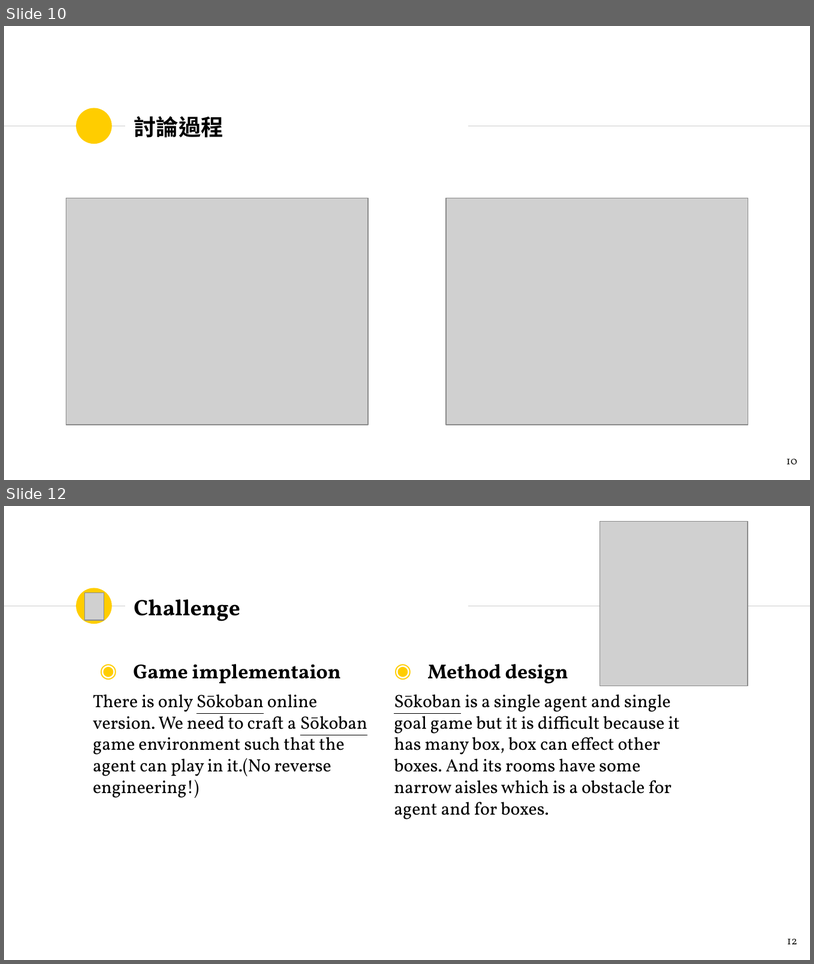
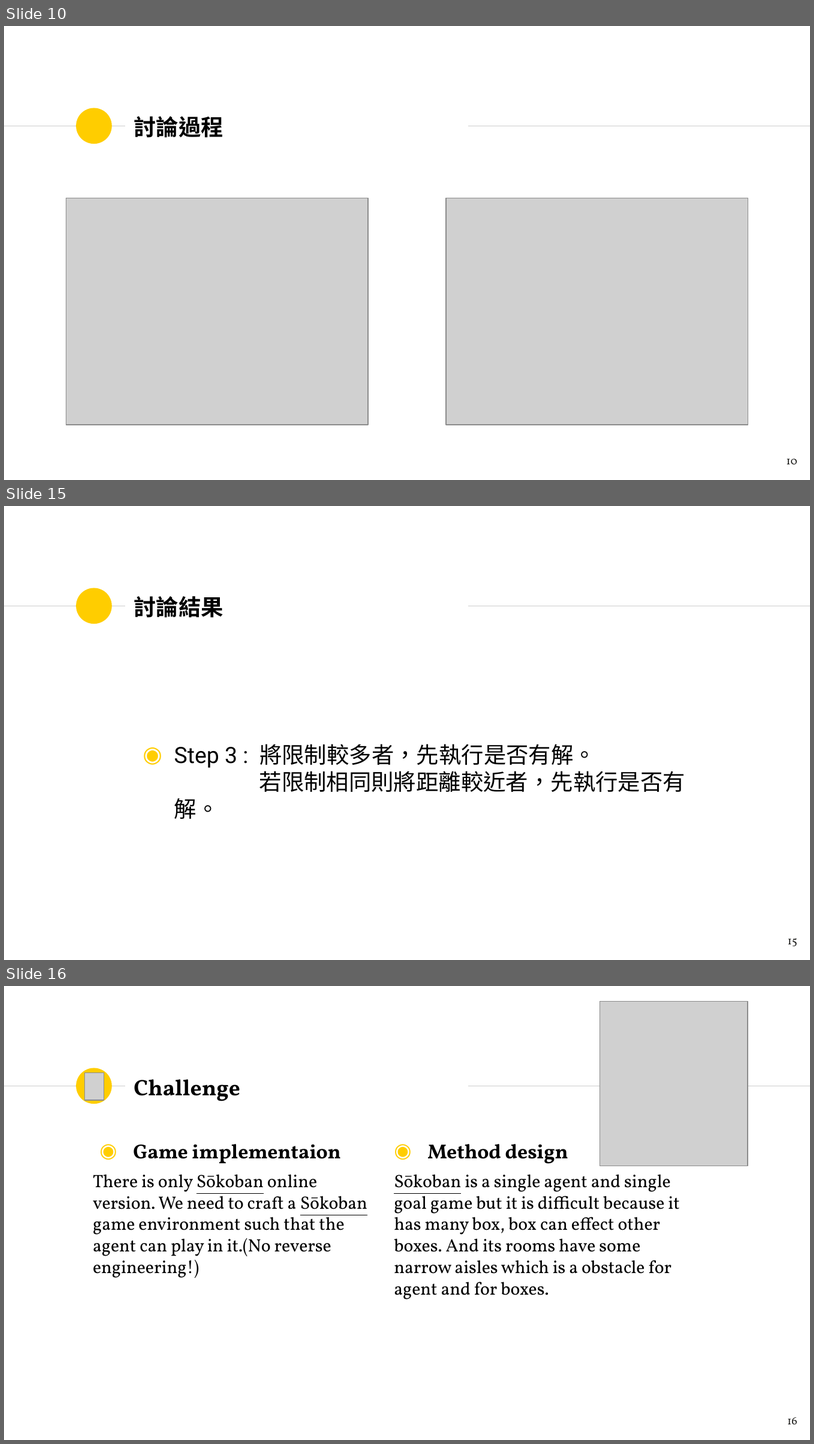
Before and after one commit to Banana-Huang/AI_Course_Team1_2018, a slide deck: Project/Team_1_project_proposal.pptx. Shown one above the other, each under a label of ours: slides 10 and 12 before the commit, slides 10, 15 and 16 after it; the slides between them are not shown. The pictures are 814x964 and 814x1444 pixels, drawn with LibreOffice and Linux fonts; fonts in the diff are those of the drawing; grey boxes stand for pictures. Boxes give left, top, right and bottom in pixels: in the first picture for what was removed or moved away, otherwise in the second. Text is boxed around its words. In the diff, an @@ line names an element or a change of style, - is before the commit and + after.

Commit message:
2018.12.17
修改處:
PPT :
1. 動機修改
2. 增加討論過程及原因(未完成)

簡報 :
未同步PPT

圖片 :
AI檔、一些PPT用PNG檔

```diff
--- a/Project/Team_1_project_proposal.pptx
+++ b/Project/Team_1_project_proposal.pptx
@@ slide 15 added at (x1=4, y1=506, x2=810, y2=960), background #FFFFFF; not listed: 3 template elements that a slide beside it also shows @@
@@ title added at (x1=134, y1=596, x2=224, y2=618), 20 pt, text #000000, bold @@
+討論結果
@@ text added at (x1=174, y1=744, x2=686, y2=819), 20 pt, text #000000 @@
+◉ Step 3 : 將限制較多者，先執行是否有解。
+  若限制相同則將距離較近者，先執行是否有解。
@@ page number added at (x1=788, y1=938, x2=798, y2=946), 10 pt, text #1D1D1B @@
+15
@@ what was slide 12 is now slide 16 @@
@@ page number at (x1=788, y1=1417, x2=798, y2=1424): text changed @@
-12
+16
```
Also in this commit, not shown: 7 slides changed, 4 other slides added, 1 slide removed, 7 other files.
